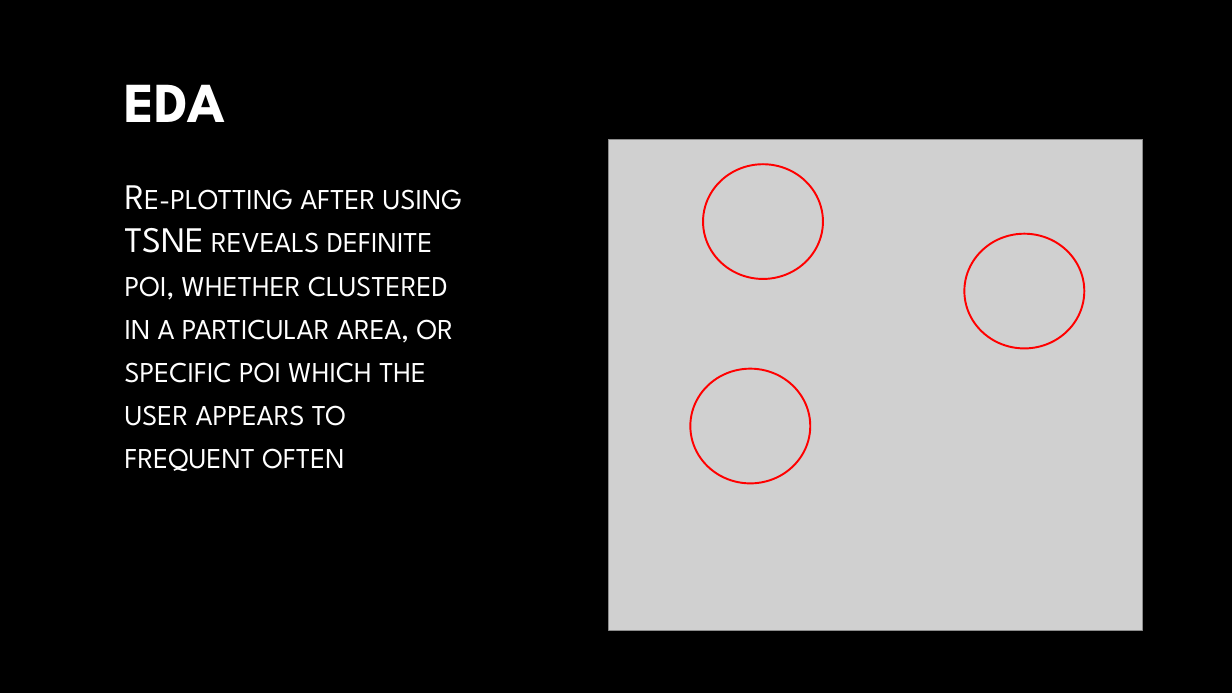
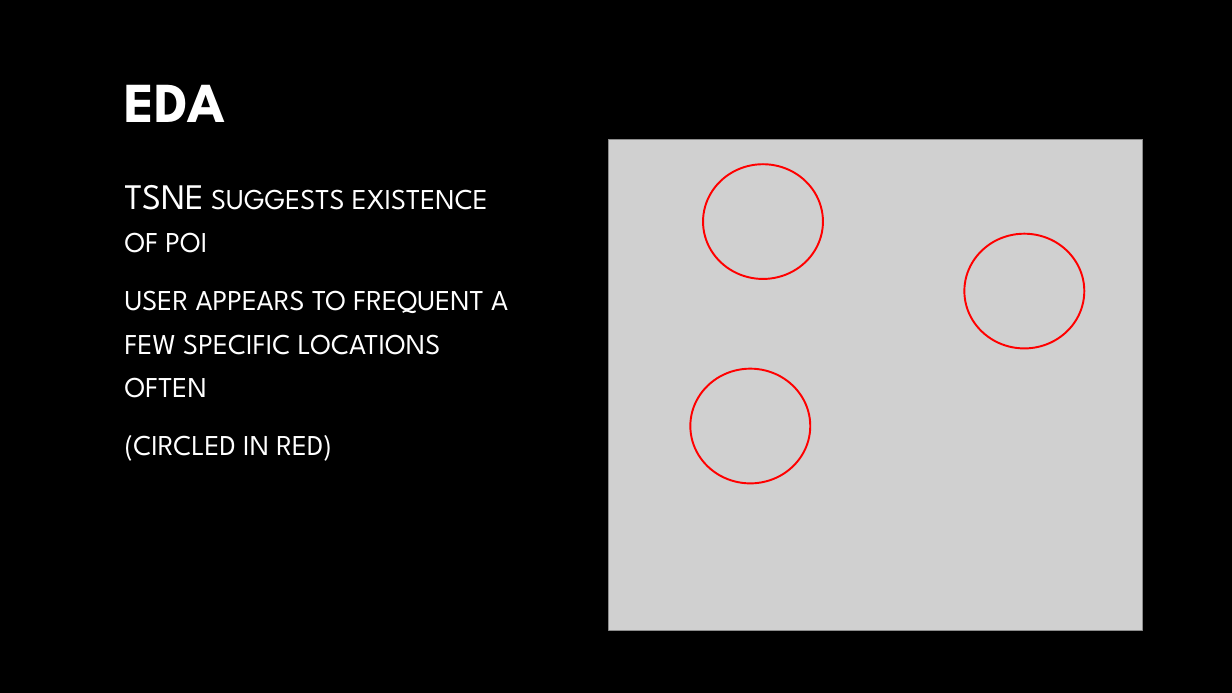
Before and after one commit to aaronk313/dsi, a slide deck: slide 11 of capstone-aaronkim.pptx. Drawn at 1232x693 pixels with LibreOffice and Linux fonts; fonts in the diff are those of the drawing; grey boxes stand for pictures; background and template pictures are left out. Boxes give left, top, right and bottom in pixels: in the first picture for what was removed or moved away, otherwise in the second. Text is boxed around its words. In the diff, an @@ line names an element or a change of style, - is before the commit and + after.

```diff
--- a/capstone-aaronkim.pptx
+++ b/capstone-aaronkim.pptx
@@ text at [125,185,508,461]: text changed @@
-Re-plotting after using TSNE reveals definite poi, whether clustered in a particular area, or specific poi which the user appears to frequent often
+TSNE suggests existence of poi
+user appears to frequent a few specific locations often
+(circled in red)
```
Also in this commit, not shown: 6 other slides changed, 2 slides removed, 2 other files.
